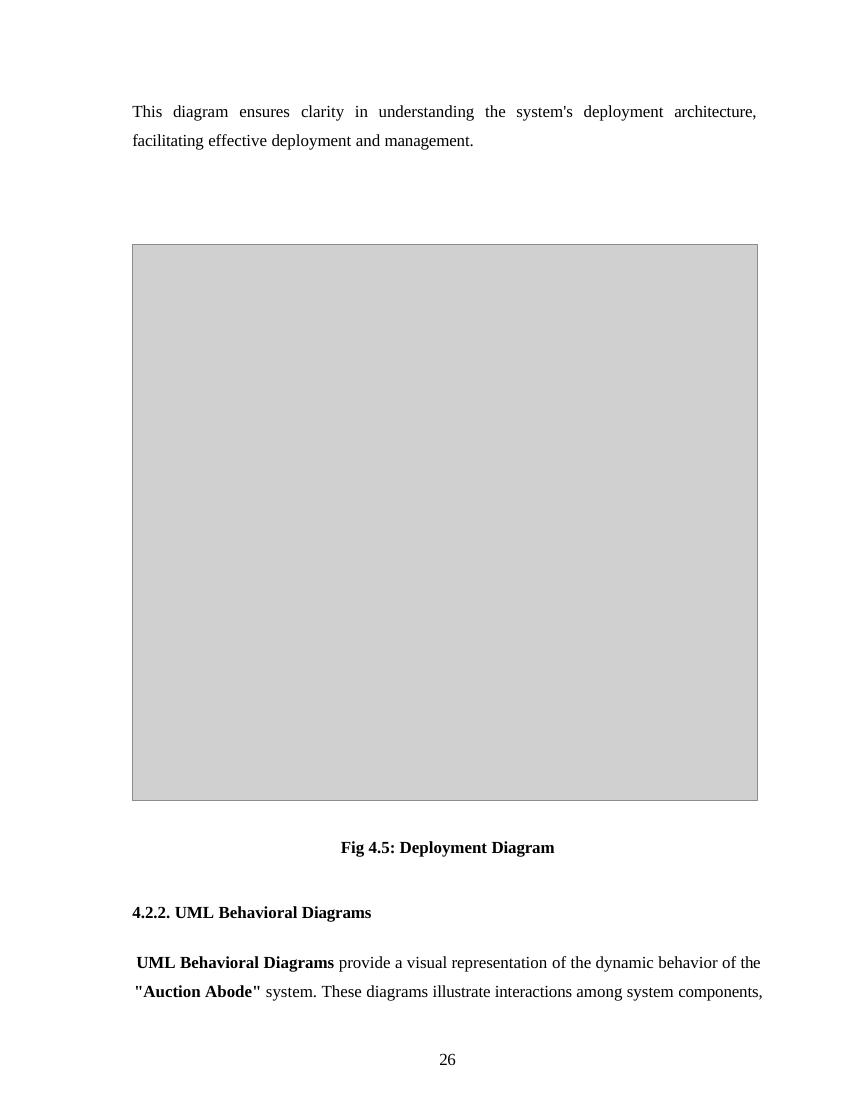
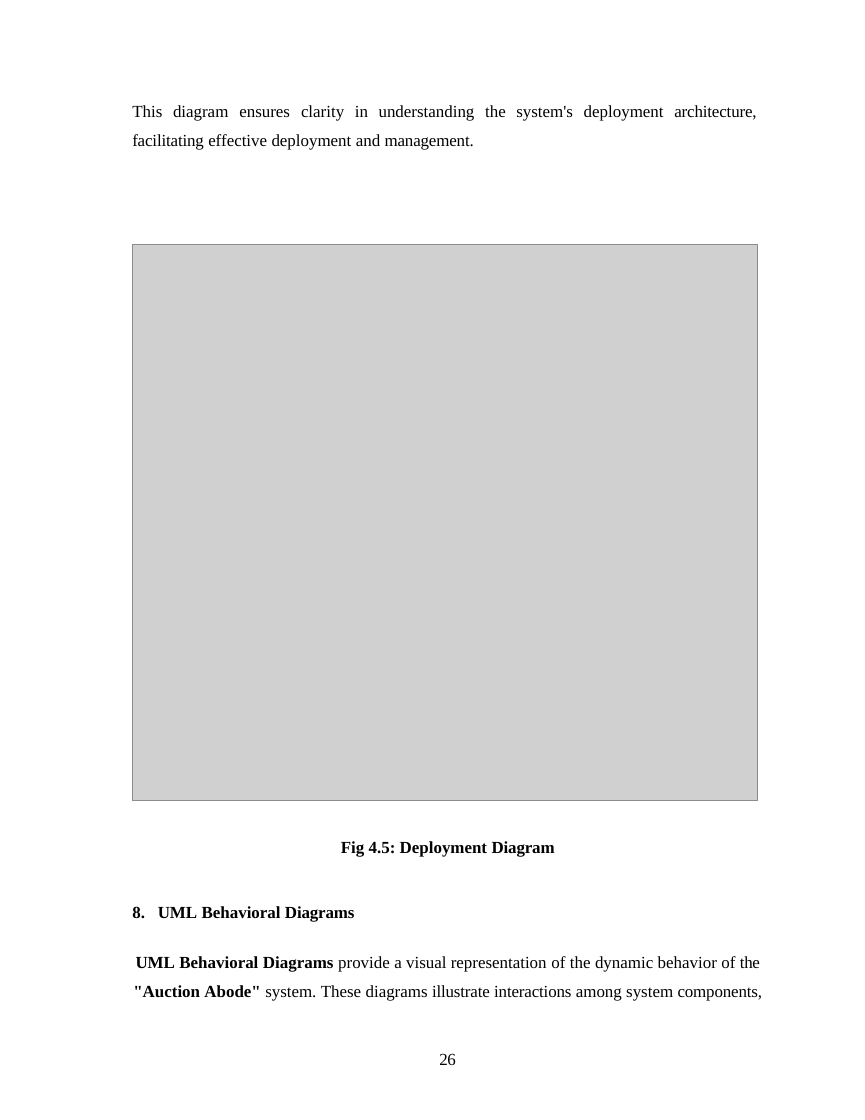
Before and after one commit to Hasnain-malikk/Auction-abode-frontend, a slide deck: slide 35 of Final Docu Auction.pptx. Drawn at 865x1120 pixels with LibreOffice and Linux fonts; fonts in the diff are those of the drawing; grey boxes stand for pictures. Boxes give left, top, right and bottom in pixels: in the first picture for what was removed or moved away, otherwise in the second. Text is boxed around its words. In the diff, an @@ line names an element or a change of style, - is before the commit and + after.

```diff
--- a/Final Docu Auction.pptx
+++ b/Final Docu Auction.pptx
@@ text at bbox=[158, 906, 354, 922]: text changed @@
-4.2.2. UML Behavioral Diagrams
+8. UML Behavioral Diagrams
```
Also in this commit, not shown: 47 other slides changed, 2 other files.
